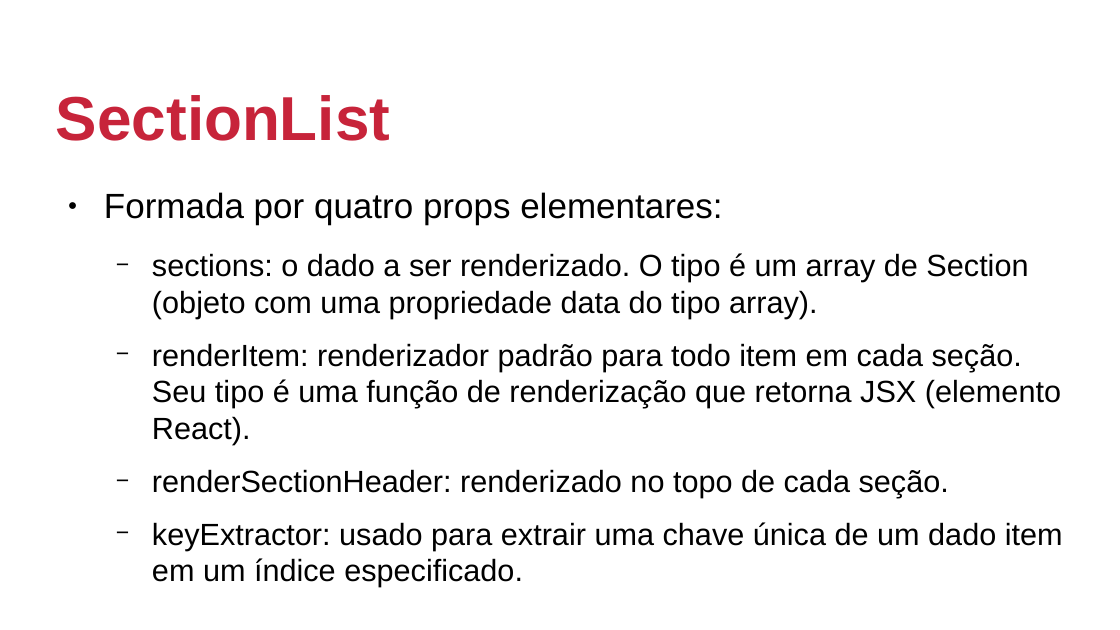
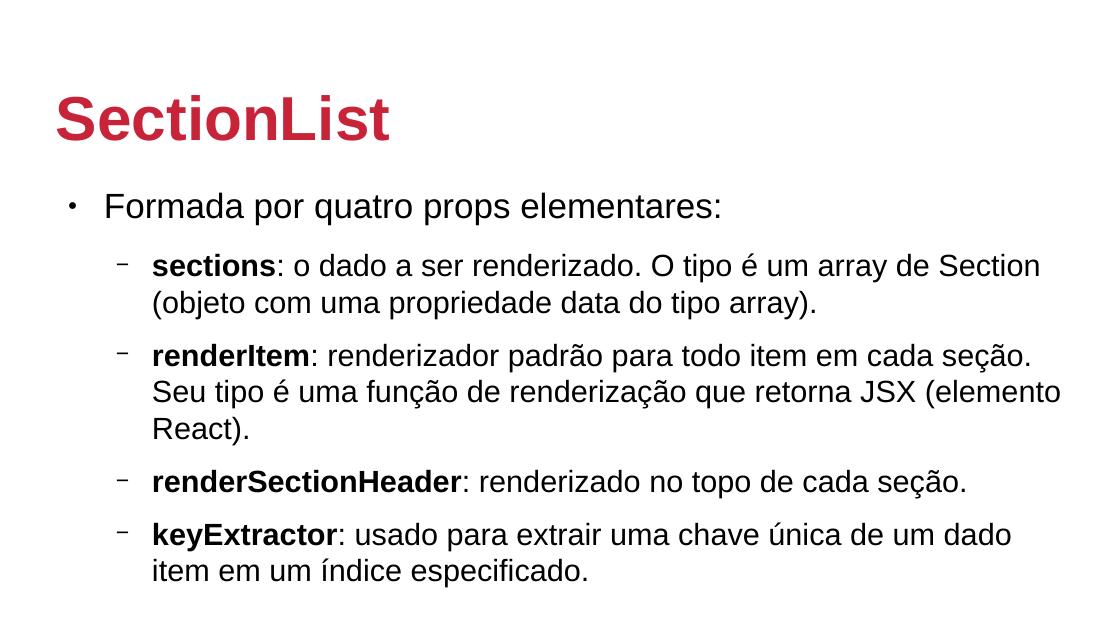
Before and after one commit to johnmagt/PIDM-2019_2, a slide deck: slide 30 of SLIDES/aula02.odp (slide 29 before the commit). Drawn at 1120x630 pixels with LibreOffice and Linux fonts; fonts in the diff are those of the drawing; background and template pictures are left out. Boxes give left, top, right and bottom in pixels: in the first picture for what was removed or moved away, otherwise in the second. Text is boxed around its words. In the diff, an @@ line names an element or a change of style, - is before the commit and + after.

```diff
--- a/SLIDES/aula02.odp
+++ b/SLIDES/aula02.odp
@@ text at [152,253,1061,587]: bold on in "sections:", "renderItem:", "renderSectionHeader:", "keyExtractor:" @@
```
Also in this commit, not shown: 1 other slide changed, 8 slides added, 1 slide removed, 6 other files.
